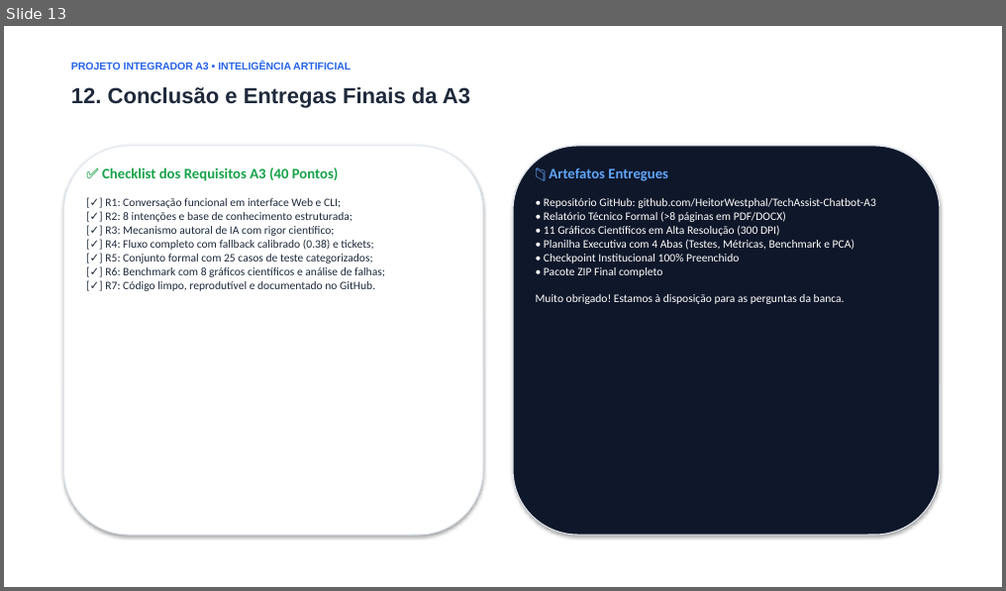
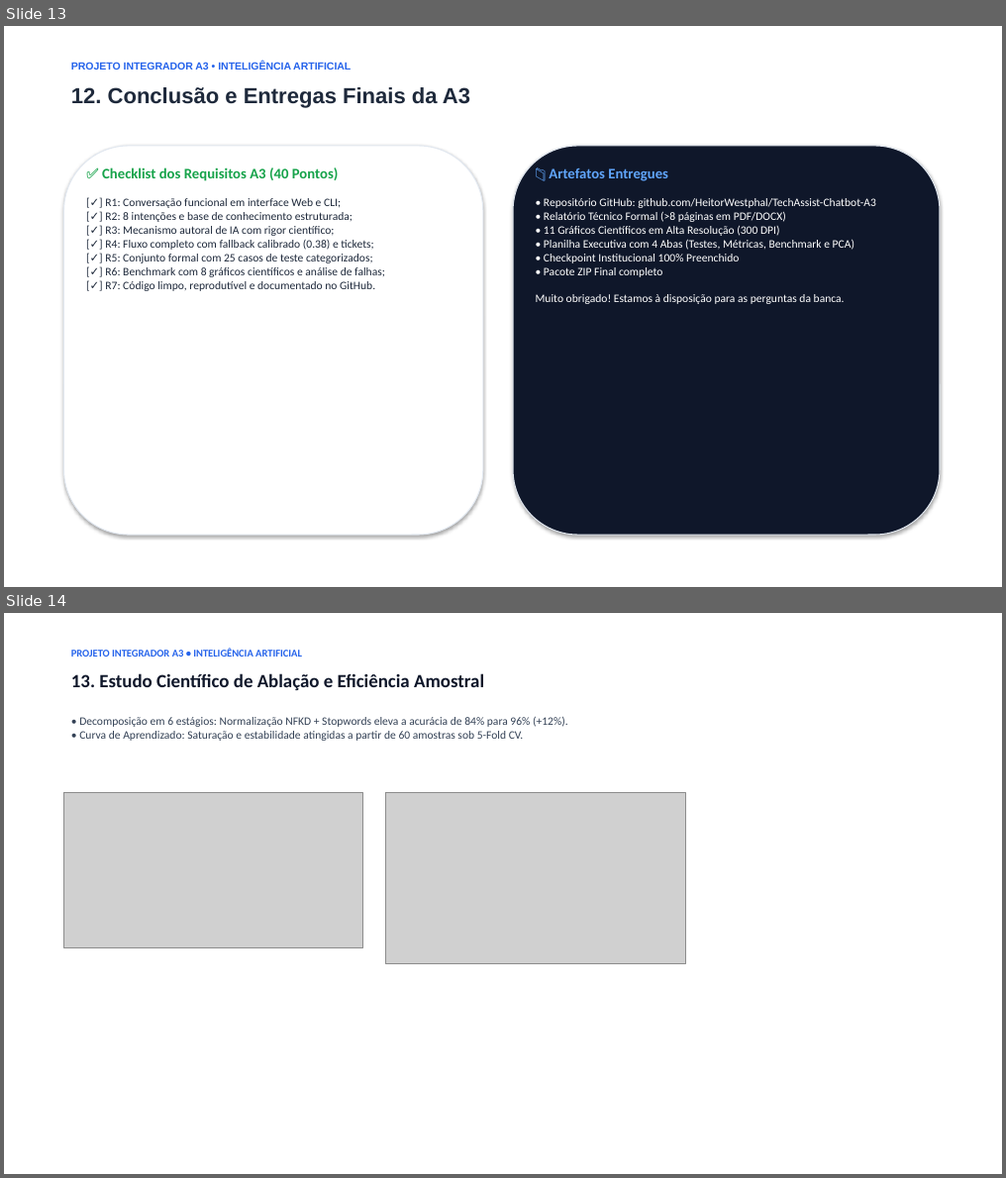
Before and after one commit to HeitorWestphal/TechAssist-Chatbot-A3, a slide deck: docs/APRESENTACAO_DEFESA_A3.pptx. Shown one above the other, each under a label of ours: slide 13 before the commit, slides 13 and 14 after it. The pictures are 1006x591 and 1006x1178 pixels, drawn with LibreOffice and Linux fonts; fonts in the diff are those of the drawing; grey boxes stand for pictures. Boxes give left, top, right and bottom in pixels: in the first picture for what was removed or moved away, otherwise in the second. Text is boxed around its words. In the diff, an @@ line names an element or a change of style, - is before the commit and + after.

```diff
--- a/docs/APRESENTACAO_DEFESA_A3.pptx
+++ b/docs/APRESENTACAO_DEFESA_A3.pptx
@@ slide 14 added at <box>4,613,1002,1174</box>, background #FFFFFF @@
@@ text added at <box>71,648,302,657</box>, 10 pt, text #2563EB, bold @@
+PROJETO INTEGRADOR A3 • INTELIGÊNCIA ARTIFICIAL
@@ text added at <box>71,673,484,690</box>, 18 pt, text #0F172A, bold @@
+13. Estudo Científico de Ablação e Eficiência Amostral
@@ text added at <box>79,716,568,741</box>, 11 pt, text #334155 @@
+• Decomposição em 6 estágios: Normalização NFKD + Stopwords eleva a acurácia de 84% para 96% (+12%).
+• Curva de Aprendizado: Saturação e estabilidade atingidas a partir de 60 amostras sob 5-Fold CV.
@@ picture added at <box>63,792,363,949</box> @@
@@ picture added at <box>386,792,685,964</box> @@
```
Also in this commit, not shown: 3 other slides added, 20 other files.
